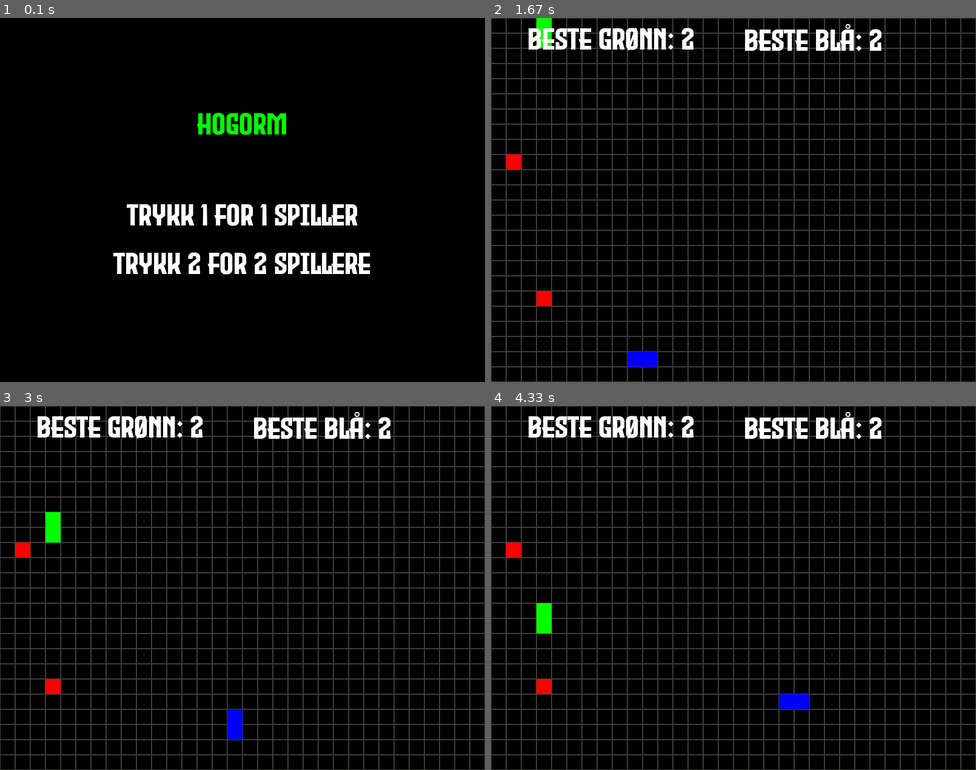
Above: before the commit, frames 1-4 (two rows, left to right).
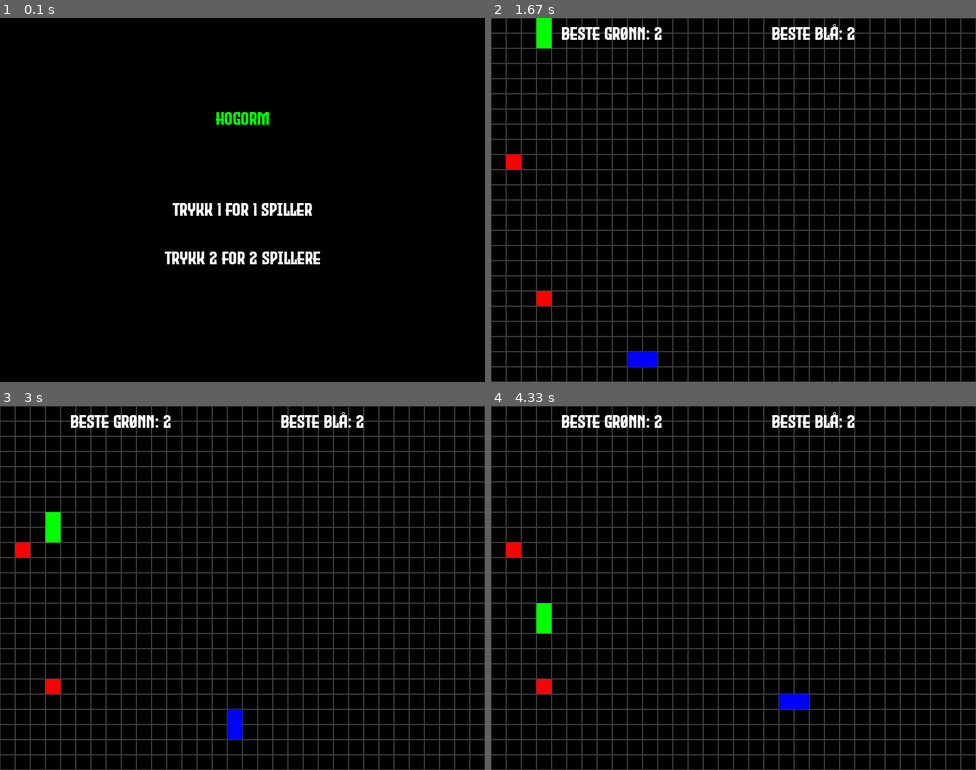
Above: after the commit, the same moments.

Repository: Momant24/Pygamehogorm
Game: pygame game, started from game.py
The game is run twice, just before and just after one commit, with the same random seed, the same clock (stepped at 60 frames per second) and the same inputs.
Inputs:
- Up to frame 1 (0.1 s): no input
- Up to frame 2 (1.67 s): tap 2 at 0.33 s; tap W at 0.67 s; tap A at 1 s; tap S at 1.5 s
- Up to frame 3 (3 s): hold Up from 2.67 s (still down)
- Up to frame 4 (4.33 s): release Up at 3.22 s; hold Right 3.25-3.8 s; hold Left from 3.83 s (still down)

The runs differ from the first frame. In frame 1, 4.5% of the frame differs, in the area x 23-77%, y 25-71%; in frame 2, 2.4%; in frame 3, 2.4%; in frame 4, 2.4%.

Commit message:
Tekst størrelse og komentar

Diff:
--- a/game.py
+++ b/game.py
@@ -16,7 +16,8 @@
 
 BLOKK_STORELSE = 50
 
-FONT = pg.font.Font("Pygame/Pygamehogorm/font.ttf", BLOKK_STORELSE)
+# Font størrelse og utsene
+FONT = pg.font.Font("Pygame/Pygamehogorm/font.ttf", 30)
 
 skjerm = pg.display.set_mode((SW, SH))
 pg.display.set_caption("Hogorm")
